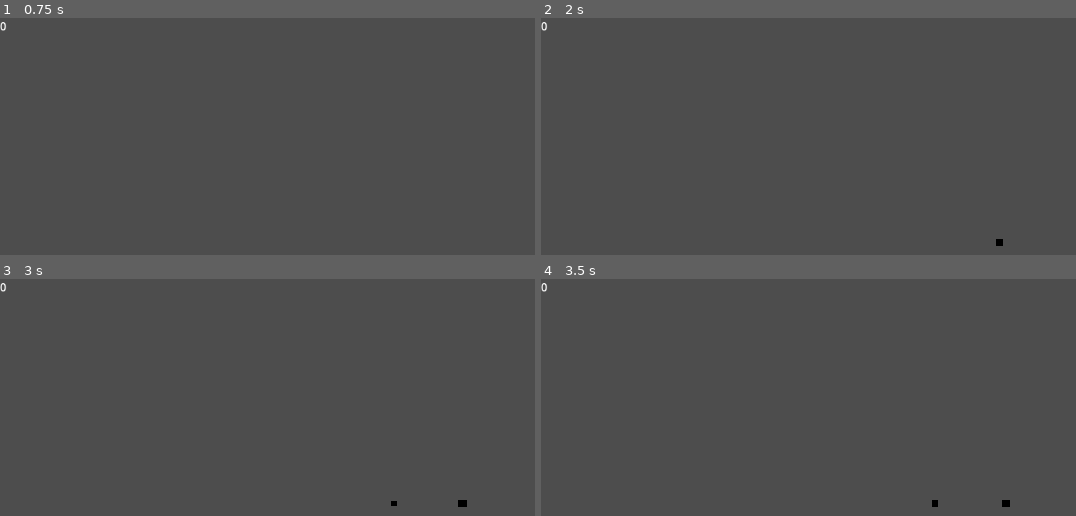
Above: before the commit, frames 1-4 (two rows, left to right).
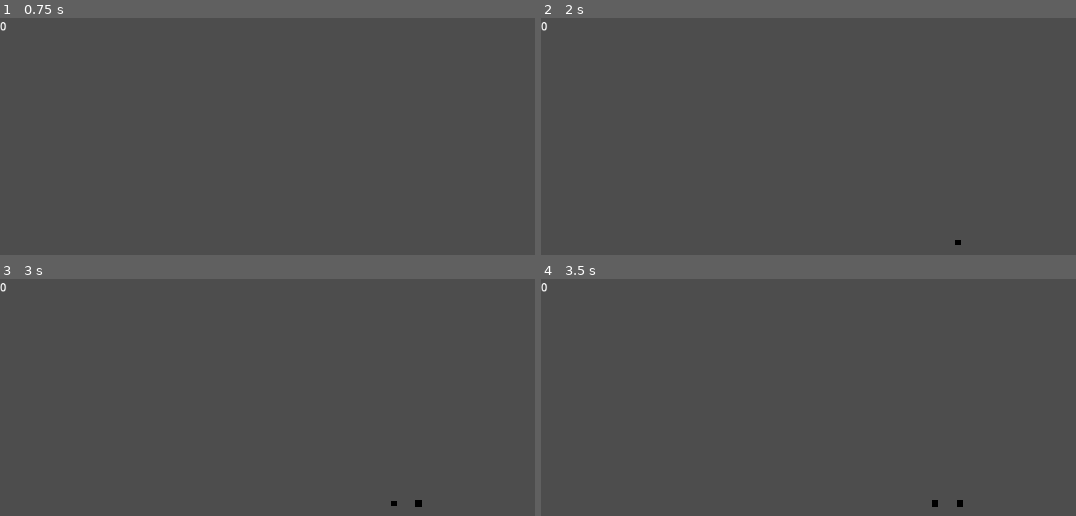
Above: after the commit, the same moments.

Repository: JulesFouchy/ATTENTION-CACTUS-DEVANT
Game: Godot game, scene res://Scenes/level.tscn
Two runs of this game, one before a commit and one after it. Both use one fixed random seed, a clock stepped at 60 frames per second and the inputs below.
Inputs:
- Up to frame 1 (0.75 s): tap Enter at 0.5 s
- Up to frame 2 (2 s): no input
- Up to frame 3 (3 s): tap Space at 2 s; tap Enter at 2.75 s
- Up to frame 4 (3.5 s): no input

Frame 1 is identical in both runs. In frame 2, less than 0.1% of the frame differs, in the area x 77-87%, y 93-97%; in frame 3, less than 0.1%, in the area x 77-88%, y 93-97%; in frame 4, less than 0.1%.

Commit message:
Change obstacle scene spawn probability

Diff:
--- a/Scenes/obstacle.tscn
+++ b/Scenes/obstacle.tscn
@@ -9,7 +9,7 @@
 
 [node name="Obstacle" type="Node3D" unique_id=1354599717]
 script = ExtResource("1_2p81s")
-spawn_probability = 1.0
+spawn_probability = 0.5
 
 [node name="MeshInstance3D" type="MeshInstance3D" parent="." unique_id=1956477167]
 mesh = SubResource("BoxMesh_qcbvg")
